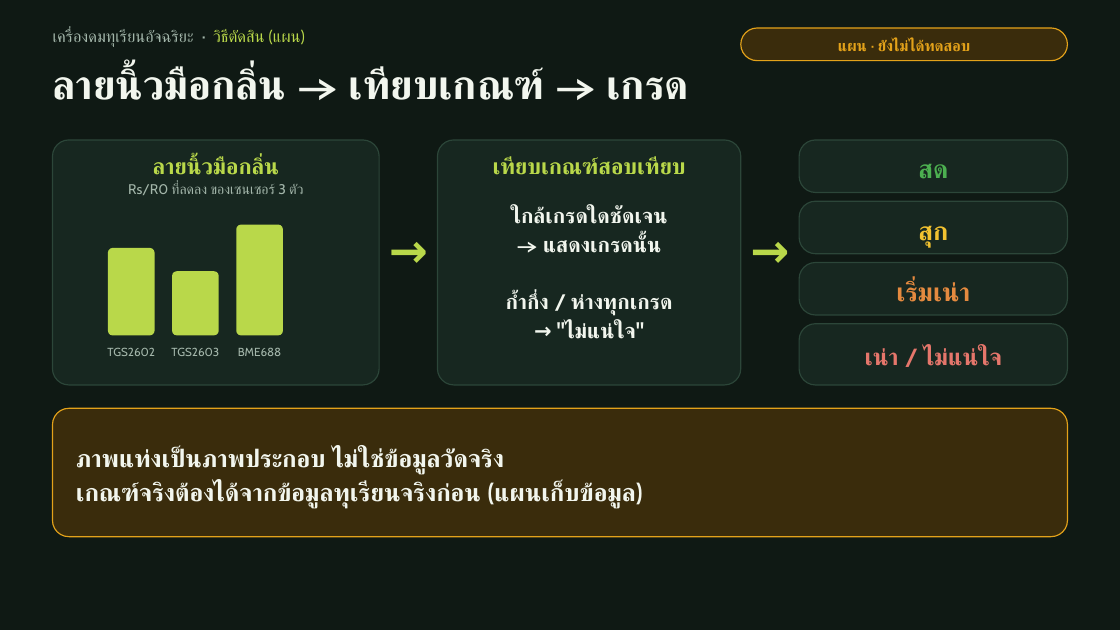
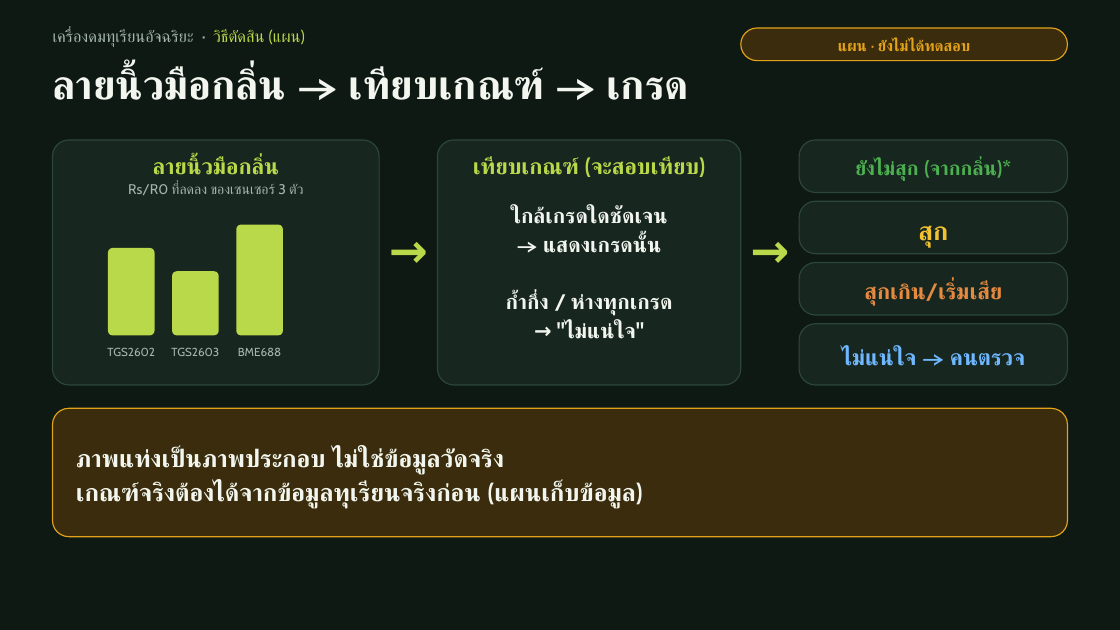
Before and after one commit to moolek02/e-nose-hub, a slide deck: slide 6 of docs/e-nose-pitch-deck-v2.pptx. Drawn at 1120x630 pixels with LibreOffice and Linux fonts; fonts in the diff are those of the drawing. Boxes give left, top, right and bottom in pixels: in the first picture for what was removed or moved away, otherwise in the second. Text is boxed around its words. In the diff, an @@ line names an element or a change of style, - is before the commit and + after.

```diff
--- a/docs/e-nose-pitch-deck-v2.pptx
+++ b/docs/e-nose-pitch-deck-v2.pptx
@@ text at box(473, 156, 705, 177): text changed @@
-เทียบเกณฑ์สอบเทียบ
+เทียบเกณฑ์ (จะสอบเทียบ)
@@ text at box(855, 159, 1011, 181): text changed; size 22 to 17 pt @@
-สด
+ยังไม่สุก (จากกลิ่น)*
@@ text at box(864, 282, 1002, 306): text changed; size 22 to 19 pt @@
-เริ่มเน่า
+สุกเกิน/เริ่มเสีย
@@ text at box(842, 347, 1025, 366): text changed; size 20 to 19 pt; text colour #E5766B to #6FB7FF @@
-เน่า / ไม่แน่ใจ
+ไม่แน่ใจ → คนตรวจ
```
Also in this commit, not shown: 10 other slides changed, 4 other files.
